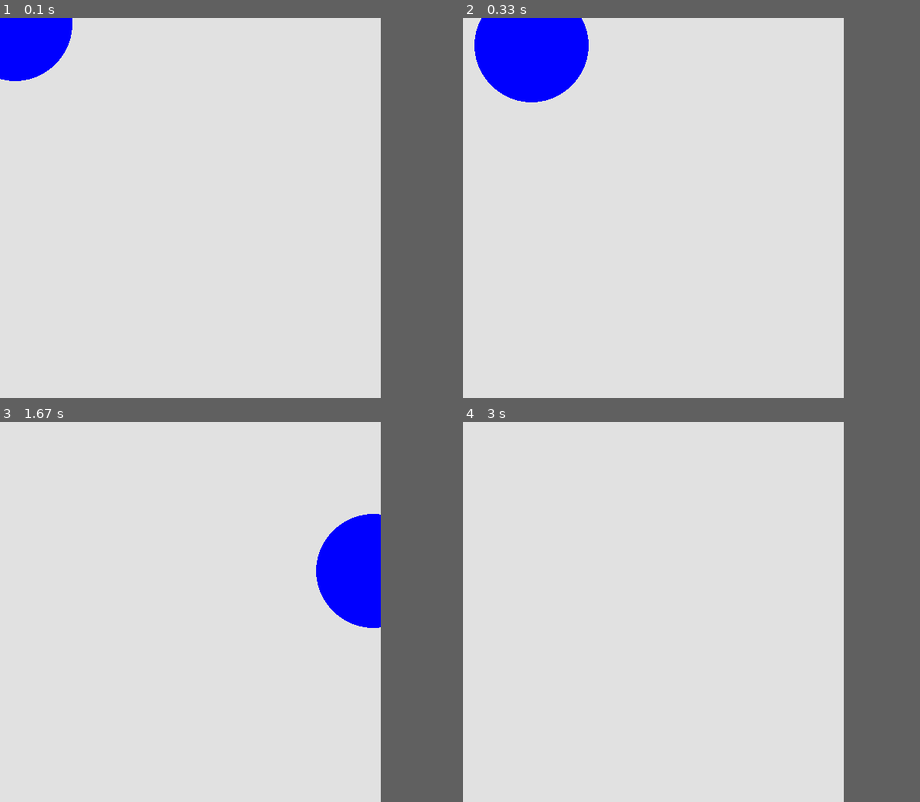
Above: before the commit, frames 1-4 (two rows, left to right).
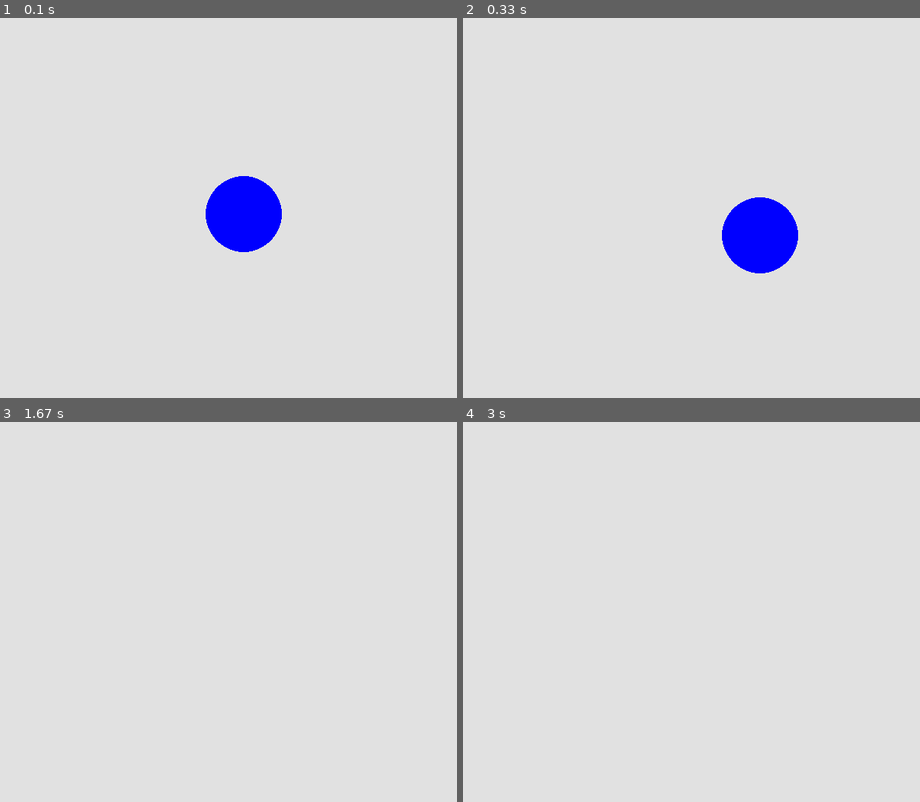
Above: after the commit, the same moments.

Repository: snailcreature/tutoring_python_pygame
Game: pygame game, started from circle.py
Two runs of this game, one before a commit and one after it. Both use one fixed random seed, a clock stepped at 60 frames per second and the inputs below.
Inputs:
- Up to frame 1 (0.1 s): no input
- Up to frame 2 (0.33 s): no input
- Up to frame 3 (1.67 s): no input
- Up to frame 4 (3 s): no input
In our replay, the window is 500x500 before the commit and 600x500 after it. These sizes can differ from the game's own. Grey fills any space a smaller window leaves; there, only what the larger window draws over its background counts as a difference.

The runs differ from the first frame. In frame 1, 4.8% of the frame differs, in the area x 0-62%, y 0-62%; in frame 2, 7.3%, in the area x 2-74%, y 0-68%; in frame 3, 3.4%; in frame 4, only the window size differs.

Commit message:
Added global variables

Diff:
--- a/circle.py
+++ b/circle.py
@@ -1,15 +1,20 @@
 import pygame
 pygame.init()
 
-screen = pygame.display.set_mode([500, 500])
+S_WIDTH = 600
+S_HEIGHT = 500
+
+screen = pygame.display.set_mode([S_WIDTH, S_HEIGHT])
 
 clock = pygame.time.Clock()
 
-dx = 5
+dx = 5 # <- Displacement in x direction
 dy = 2
 
-x = 0
-y = 0
+x = S_WIDTH/2
+y = S_HEIGHT/2
+
+r = 50
 
 running = True
 while running:
@@ -21,7 +26,7 @@
 
     screen.fill((225, 225, 225))
 
-    pygame.draw.circle(screen, (0, 0, 255), (x, y), 75)
+    pygame.draw.circle(screen, (0, 0, 255), (x, y), r)
 
     x += dx # The same as x = x + dx
     y += dy
